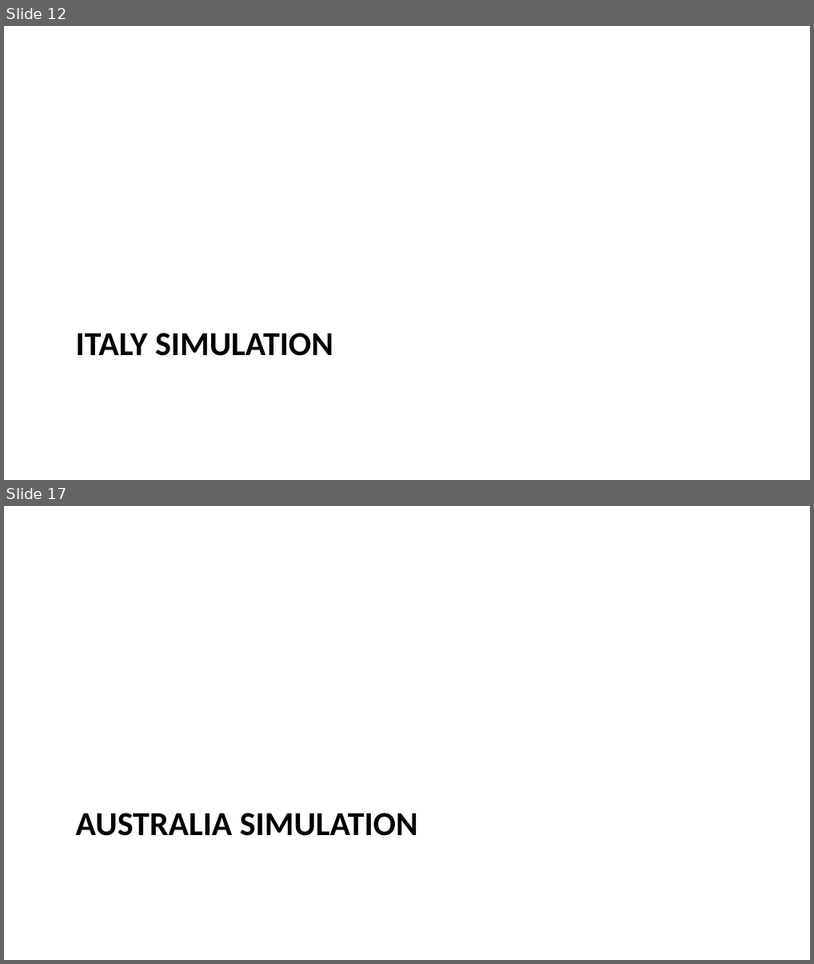
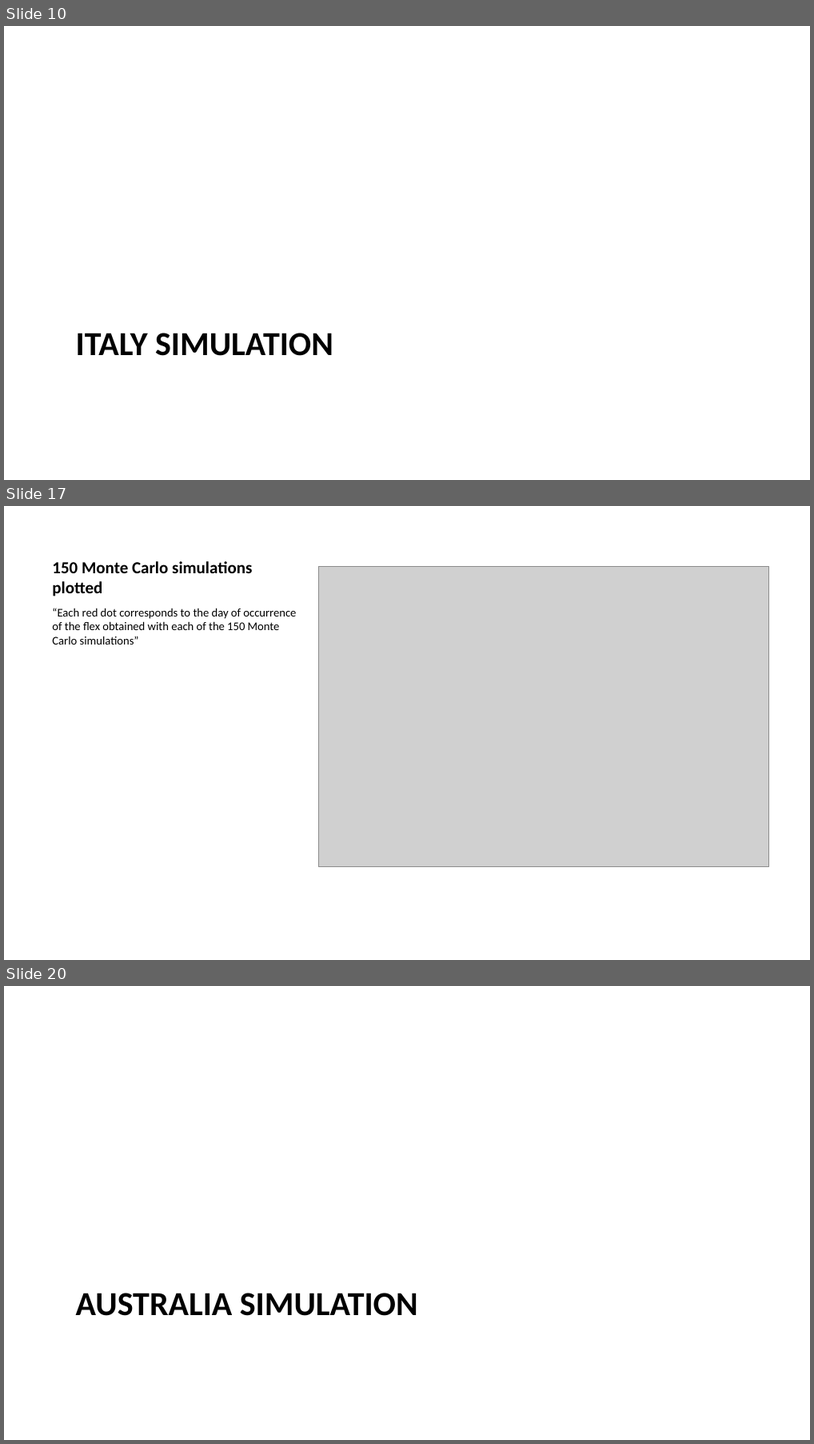
Before and after one commit to austinlackey/covid-simulations, a slide deck: main.pptx. Shown one above the other, each under a label of ours: slides 12 and 17 before the commit, slides 10, 17 and 20 after it; the slides between them are not shown. The pictures are 814x964 and 814x1444 pixels, drawn with LibreOffice and Linux fonts; fonts in the diff are those of the drawing; grey boxes stand for pictures. Boxes give left, top, right and bottom in pixels: in the first picture for what was removed or moved away, otherwise in the second. Text is boxed around its words. In the diff, an @@ line names an element or a change of style, - is before the commit and + after.

```diff
--- a/main.pptx
+++ b/main.pptx
@@ slide 17 added at (4, 506, 810, 960), background #FFFFFF @@
@@ title added at (52, 561, 252, 596), 15 pt, text #000000, bold @@
+150 Monte Carlo simulations plotted
@@ picture added at (318, 567, 769, 867) @@
@@ text added at (52, 608, 296, 644), 10.5 pt, text #000000 @@
+“Each red dot corresponds to the day of occurrence of the flex obtained with each of the 150 Monte Carlo simulations”
@@ what was slide 12 is now slide 10 @@
@@ what was slide 17 is now slide 20 @@
```
Also in this commit, not shown: 6 slides changed, 3 other slides added, 1 slide removed, 2 other files.
